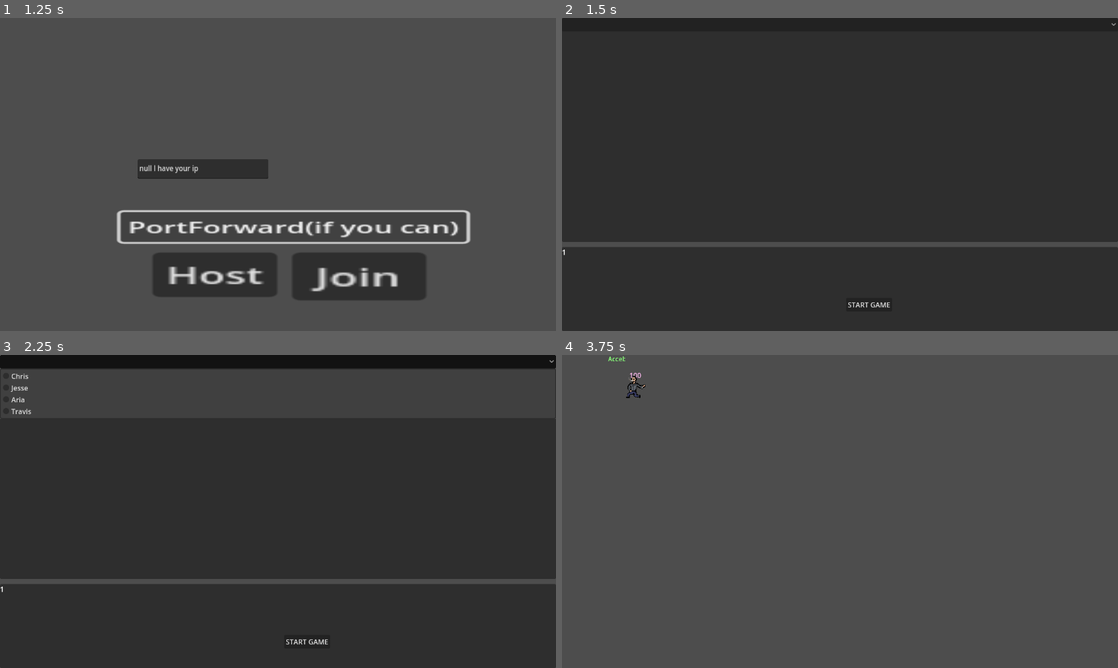
Above: before the commit, frames 1-4 (two rows, left to right).
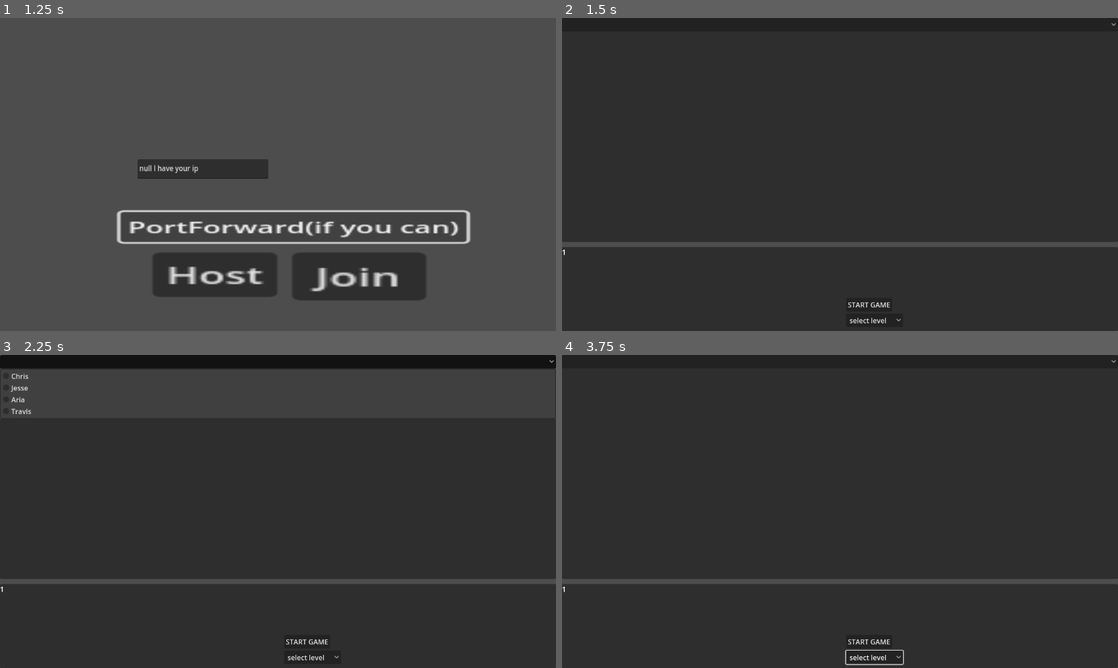
Above: after the commit, the same moments.

Repository: furiousknight25/partygame
Game: Godot game, scene res://Levels/Director.tscn
Two runs of this game, one before a commit and one after it. Both use one fixed random seed, a clock stepped at 60 frames per second and the inputs below. The engine's default icon, where the game draws it, is replaced by a stand-in: a white triangle on a blue panel in a dark square.
Inputs (mouse positions are in pixels of both pictures, inside the frame that each line leads up to; where the layout moved, square brackets give the same spot in the first picture):
- Up to frame 1 (1.25 s): click "PortForward(if you can)" at 0.5 s
- Up to frame 2 (1.5 s): click "Host" at 1.25 s
- Up to frame 3 (2.25 s): click (278, 361) at 2.02 s
- Up to frame 4 (3.75 s): click (873, 658) [840, 361] at 2.75 s; click "START GAME" at 3.5 s

Frame 1 is identical in both runs. In frame 2, less than 0.1% of the frame differs, in the area x 51-61%, y 95-98%; in frame 3, less than 0.1%; in frame 4, 98%, in the area x 0-100%, y 0-100%.
Error in both runs: Assertion failed: UPNP Discover Failed! Error 24 (res://MultiplayerJargon/MultplayerTest.gd:104)

Commit message:
basic animation imported

Diff:
--- a/Levels/level.gd
+++ b/Levels/level.gd
@@ -20,7 +20,6 @@
 		match choice:
 			0:
 				current_player = chris_scene.instantiate()
-				print('christ')
 			1:
 				current_player = jesse_scene.instantiate()
 			2:
@@ -54,8 +53,6 @@
 		#print(players.get_child_count())
 
 
-
-
 func remove_player(peer_id):
 	var player = players.get_node_or_null(str(peer_id))
 	print(peer_id)
--- /dev/null
+++ b/Levels/level_creation_tools/physicsfloor.gd
@@ -0,0 +1,41 @@
+extends RigidBody2D
+
+
+
+# these are configured as "Watch" in the MultiplayerSynchronizer
+@export var replicated_position : Vector2
+@export var replicated_rotation : float
+@export var replicated_linear_velocity : Vector2
+@export var replicated_angular_velocity : float
+
+
+func _integrate_forces(_state : PhysicsDirectBodyState2D) -> void:
+	# Synchronizing the physics values directly causes problems since you can't
+	# directly update physics values outside of _integrate_forces. This is
+	# an attempt to resolve that problem while still being able to use
+	# MultiplayerSynchronizer to replicate the values.
+
+	# The object owner makes shadow copies of the physics values.
+	# These shadow copies get synchronized by the MultiplyaerSynchronizer
+	# The client copies the synchronized shadow values into the
+	# actual physics properties inside integrate_forces
+	if is_multiplayer_authority():
+		replicated_position = position
+		replicated_rotation = rotation
+		replicated_linear_velocity = linear_velocity
+		replicated_angular_velocity = angular_velocity
+	else:
+		position = replicated_position
+		rotation = replicated_rotation
+		linear_velocity = replicated_linear_velocity
+		angular_velocity = replicated_angular_velocity
+
+@rpc("any_peer", "call_local")
+func hurt(direction, damage_percent):
+#	var collision = position
+	#if get_colliding_bodies():
+		#collision = get_colliding_bodies()[0].position
+	#apply_impulse(direction * Vector2(1,-1), collision)
+	linear_velocity += direction * Vector2(1,-1)
+	print(linear_velocity)
+	#apply_central_impulse(direction * 1000)
--- /dev/null
+++ b/Levels/level_creation_tools/physicsfloor.tscn
@@ -0,0 +1,29 @@
+[gd_scene load_steps=4 format=3 uid="uid://cdn40np5q0sje"]
+
+[ext_resource type="Script" path="res://Levels/level_creation_tools/physicsfloor.gd" id="1_1bg8a"]
+
+[sub_resource type="RectangleShape2D" id="RectangleShape2D_waa3k"]
+
+[sub_resource type="SceneReplicationConfig" id="SceneReplicationConfig_b1vac"]
+properties/0/path = NodePath(".:replicated_position")
+properties/0/spawn = true
+properties/0/replication_mode = 1
+properties/1/path = NodePath(".:replicated_rotation")
+properties/1/spawn = true
+properties/1/replication_mode = 1
+properties/2/path = NodePath(".:replicated_linear_velocity")
+properties/2/spawn = true
+properties/2/replication_mode = 1
+properties/3/path = NodePath(".:replicated_angular_velocity")
+properties/3/spawn = true
+properties/3/replication_mode = 1
+
+[node name="Physicsfloor" type="RigidBody2D"]
+collision_layer = 7
+script = ExtResource("1_1bg8a")
+
+[node name="CollisionShape2D" type="CollisionShape2D" parent="."]
+shape = SubResource("RectangleShape2D_waa3k")
+
+[node name="MultiplayerSynchronizer" type="MultiplayerSynchronizer" parent="."]
+replication_config = SubResource("SceneReplicationConfig_b1vac")
--- a/Levels/level_rotation/level_1.tscn
+++ b/Levels/level_rotation/level_1.tscn
@@ -1,12 +1,25 @@
-[gd_scene load_steps=7 format=3 uid="uid://cl5m3av27sfj"]
+[gd_scene load_steps=12 format=3 uid="uid://cl5m3av27sfj"]
 
 [ext_resource type="Script" path="res://Levels/level.gd" id="1_it0v5"]
 [ext_resource type="PackedScene" uid="uid://dh8ehuq4bkge3" path="res://Players/Aria/Aria.tscn" id="2_cpka6"]
 [ext_resource type="PackedScene" uid="uid://bxylv50enx4tb" path="res://Players/Jesse/playerjesse.tscn" id="3_6mxfl"]
 [ext_resource type="PackedScene" uid="uid://canqomfe3wsj0" path="res://Players/Travis/trabis.tscn" id="4_3u616"]
 [ext_resource type="PackedScene" uid="uid://r7acn5diagc6" path="res://Players/Chris/coche.tscn" id="5_t3s5q"]
+[ext_resource type="PackedScene" uid="uid://cdn40np5q0sje" path="res://Levels/level_creation_tools/physicsfloor.tscn" id="6_ahci5"]
 
 [sub_resource type="RectangleShape2D" id="RectangleShape2D_ldcgv"]
+
+[sub_resource type="RectangleShape2D" id="RectangleShape2D_dt80n"]
+size = Vector2(53.5, 282)
+
+[sub_resource type="RectangleShape2D" id="RectangleShape2D_53ab7"]
+size = Vector2(26, 1083)
+
+[sub_resource type="RectangleShape2D" id="RectangleShape2D_prvty"]
+size = Vector2(94.7585, 114.185)
+
+[sub_resource type="CircleShape2D" id="CircleShape2D_2acuk"]
+radius = 17.0
 
 [node name="Level1" type="Node2D"]
 script = ExtResource("1_it0v5")
@@ -39,6 +52,56 @@
 [node name="CollisionShape2D" type="CollisionShape2D" parent="Level/StaticBody2D"]
 shape = SubResource("RectangleShape2D_ldcgv")
 
+[node name="Physicsfloor" parent="Level" instance=ExtResource("6_ahci5")]
+position = Vector2(130, 539)
+mass = 0.2
+
+[node name="CollisionShape2D" parent="Level/Physicsfloor" index="0"]
+position = Vector2(-1, 2)
+shape = SubResource("RectangleShape2D_dt80n")
+
+[node name="Physicsfloor5" parent="Level" instance=ExtResource("6_ahci5")]
+position = Vector2(1128, 539)
+mass = 0.2
+
+[node name="CollisionShape2D" parent="Level/Physicsfloor5" index="0"]
+position = Vector2(-1, 2)
+shape = SubResource("RectangleShape2D_dt80n")
+
+[node name="Physicsfloor6" parent="Level" instance=ExtResource("6_ahci5")]
+position = Vector2(815, 381)
+rotation = -1.5708
+mass = 0.2
+
+[node name="CollisionShape2D" parent="Level/Physicsfloor6" index="0"]
+position = Vector2(5, -179.5)
+shape = SubResource("RectangleShape2D_53ab7")
+
+[node name="Physicsfloor2" parent="Level" instance=ExtResource("6_ahci5")]
+position = Vector2(5, 557)
+rotation = -0.328062
+
+[node name="CollisionShape2D" parent="Level/Physicsfloor2" index="0"]
+position = Vector2(-3.18206, 3.14232)
+shape = SubResource("RectangleShape2D_prvty")
+
+[node name="Physicsfloor3" parent="Level" instance=ExtResource("6_ahci5")]
+position = Vector2(672, 322)
+mass = 0.3
+
+[node name="CollisionShape2D" parent="Level/Physicsfloor3" index="0"]
+shape = SubResource("CircleShape2D_2acuk")
+
+[node name="Physicsfloor4" parent="Level" instance=ExtResource("6_ahci5")]
+position = Vector2(542, 247)
+
 [node name="Players" type="MultiplayerSpawner" parent="."]
 spawn_path = NodePath("..")
 spawn_limit = 4
+
+[editable path="Level/Physicsfloor"]
+[editable path="Level/Physicsfloor5"]
+[editable path="Level/Physicsfloor6"]
+[editable path="Level/Physicsfloor2"]
+[editable path="Level/Physicsfloor3"]
+[editable path="Level/Physicsfloor4"]
--- a/Levels/level_rotation/level_2.tscn
+++ b/Levels/level_rotation/level_2.tscn
@@ -8,7 +8,7 @@
 
 [sub_resource type="RectangleShape2D" id="RectangleShape2D_ldcgv"]
 
-[node name="Level1" type="Node2D"]
+[node name="Level2" type="Node2D"]
 script = ExtResource("1_5q3s7")
 aria_scene = ExtResource("2_uqi14")
 jesse_scene = ExtResource("3_bbcjt")
--- a/MultiplayerJargon/MultplayerTest.gd
+++ b/MultiplayerJargon/MultplayerTest.gd
@@ -7,6 +7,7 @@
 
 var ip
 var state = 'menu'
+var dir = DirAccess.open("res://Levels/level_rotation/").get_files()
 
 func _ready():
 	multiplayer.connected_to_server.connect(on_connected_to_server)
@@ -21,11 +22,10 @@
 	var total_stocks = 0
 	for i in Director.players:
 		total_stocks += Director.players[i]['stocks']
-	#print(total_stocks)
 	if state == 'start':
 		#return
 		if total_stocks <= 1:
-			change_level(load("res://Levels/level_test.tscn"))
+			change_level(load("res://Levels/level_rotation/" + dir[randi_range(0, dir.size()) - 1]))
 func _on_port_forward_pressed():
 	upnp_setup()
 	$ui/Menu/Main/Control/TextEdit.text = var_to_str(ip) + ' I have your ip'
@@ -41,7 +41,6 @@
 	send_player_info('host', multiplayer.get_unique_id())
 
 func _on_join_pressed():
-	#print('attempted')
 	var text_type = $ui/Menu/Main/Control/TextEdit
 	var peer = ENetMultiplayerPeer.new()
 	ip = text_type.text
@@ -76,11 +75,10 @@
 func on_connected_to_server():
 	send_player_info.rpc_id(1, 'player', multiplayer.get_unique_id()) #maybe do index stuff here for name
 
-
 #region level management
 func start_game():
 	if multiplayer.is_server():
-		change_level.call_deferred(load("res://Levels/level_test.tscn"))
+		change_level.call_deferred(load("res://Levels/level_rotation/" + dir[randi_range(0, dir.size()) - 1]))
 		state = 'start'
 func change_level(scene: PackedScene):
 	# Remove old level if any.
@@ -91,11 +89,13 @@
 			level.remove_child(c)
 			c.queue_free()
 	# Add new level.
-		var dir = DirAccess.open("res://Levels/level_rotation/").get_files()
-		var level_to_change = load("res://Levels/level_rotation/" + dir[randi_range(0, dir.size()) - 1])
-		level.add_child(level_to_change.instantiate()) #chunker to make
+		level.add_child(scene.instantiate()) #chunker to make
 #endregion
 
+func _on_option_button_item_selected(index):
+	if multiplayer.is_server():
+		change_level.call_deferred(load("res://Levels/level_rotation/" + dir[index - 1]))
+		state = 'start'
 
 func upnp_setup(): #internet connection
 	var upnp = UPNP.new()
--- a/Players/Chris/bullet.gd
+++ b/Players/Chris/bullet.gd
@@ -12,6 +12,6 @@
 		#print(get_last_slide_collision().get_collider())
 		if get_last_slide_collision().get_collider():
 			if get_last_slide_collision().get_collider().has_method('hurt'):
-				get_last_slide_collision().get_collider().hurt.rpc(Vector2(50,60), 10)
+				get_last_slide_collision().get_collider().hurt.rpc(Vector2(cos(rotation), sin(rotation) - 1.002) * 90, 10)
 		queue_free()
 	move_and_slide()
--- a/Players/Chris/bullet.tscn
+++ b/Players/Chris/bullet.tscn
@@ -16,7 +16,8 @@
 
 [node name="bullet" type="CharacterBody2D"]
 top_level = true
-collision_mask = 3
+collision_layer = 0
+collision_mask = 7
 script = ExtResource("1_mfext")
 
 [node name="CollisionShape2D" type="CollisionShape2D" parent="."]
--- a/Players/Jesse/playerjesse.gd
+++ b/Players/Jesse/playerjesse.gd
@@ -61,7 +61,7 @@
 			rock.linear_velocity = player_old_velocity
 			velocity = rock_old_velocity
 			global_position = rock_old_position + Vector2(20,0)
-			rock.global_position = player_old_position + Vector2(20,0)
+			rock.global_position = player_old_position + Vector2(-30,0)
 			teleported = true
 		elif current_state == "hold":
 			set_throw_process()
@@ -96,7 +96,9 @@
 		change_stocks(0)
 	move_and_slide()
 
+
 func set_hold_process():
+	print(current_state)
 	rock.freeze = true
 	rock.get_child(0).disabled = true
 	current_state = 'hold'
@@ -104,6 +106,7 @@
 	teleported = false
 
 func hold_process():
+
 	if flipped == false:
 		rock.global_position = $Sprite2D/RockInitial.global_position
 	elif flipped == true:
--- a/Players/Jesse/playerjesse.tscn
+++ b/Players/Jesse/playerjesse.tscn
@@ -105,6 +105,6 @@
 scale = Vector2(0.666667, -0.666667)
 
 [node name="RockFinal" type="Marker2D" parent="Sprite2D"]
-position = Vector2(21.3104, -8.5204)
+position = Vector2(31.3104, -17.1871)
 
 [connection signal="timeout" from="rock/TeleportToHand" to="rock" method="_on_timer_timeout"]
--- a/Players/Jesse/rock.gd
+++ b/Players/Jesse/rock.gd
@@ -11,7 +11,6 @@
 	if not is_multiplayer_authority(): return
 	if get_colliding_bodies() and player.current_state == 'thrown':
 		#print(get_colliding_bodies()[0].collision_layer)
-		print( get_colliding_bodies()[0].collision_layer)
 		if get_colliding_bodies()[0].has_method('hurt') and can_hit == true and player.current_state == 'thrown': #layer 8 for enemy
 			get_colliding_bodies()[0].hurt.rpc(linear_velocity * 5 + Vector2(0,-20), 10)
 			can_hit = false
--- a/UI/menu.gd
+++ b/UI/menu.gd
@@ -4,6 +4,7 @@
 @onready var animation_t = $AnimationTree
 @onready var select = $select
 @onready var main = $Main
+@onready var level_select = $select/OptionButton
 
 @export var container : PackedScene
 
@@ -11,7 +12,9 @@
 enum STATES {START, MENU, CHARACTER}
 var cur_state = STATES.START
 
-
+func _ready():
+	for i in DirAccess.open("res://Levels/level_rotation/").get_files():
+		level_select.add_item(i, i.find(i))
 func _process(delta):
 	match cur_state:
 		STATES.START:
@@ -56,3 +59,8 @@
 func _start_game():
 	position = position + Vector2(100000,1000000)
 	multiplayer_manager.start_game()
+
+@rpc("authority")
+func _on_option_button_item_selected(index):
+	position = position + Vector2(100000,1000000)
+	multiplayer_manager._on_option_button_item_selected(index)
--- a/UI/menu.tscn
+++ b/UI/menu.tscn
@@ -78,8 +78,10 @@
 anchors_preset = 15
 anchor_right = 1.0
 anchor_bottom = 1.0
-offset_left = 654.0
-offset_right = 654.0
+offset_left = 1279.0
+offset_top = -2.0
+offset_right = 1279.0
+offset_bottom = -2.0
 grow_horizontal = 2
 grow_vertical = 2
 
@@ -98,6 +100,17 @@
 offset_right = 760.0
 offset_bottom = 675.0
 text = "START GAME"
+
+[node name="OptionButton" type="OptionButton" parent="select"]
+layout_mode = 0
+offset_left = 654.0
+offset_top = 680.0
+offset_right = 785.0
+offset_bottom = 711.0
+item_count = 1
+selected = 0
+popup/item_0/text = "select level"
+popup/item_0/id = 0
 
 [node name="Main" type="Control" parent="."]
 layout_mode = 1
@@ -156,10 +169,8 @@
 anchors_preset = 15
 anchor_right = 1.0
 anchor_bottom = 1.0
-offset_left = -1.0
-offset_top = 769.0
-offset_right = -1.0
-offset_bottom = 769.0
+offset_top = 753.0
+offset_bottom = 753.0
 grow_horizontal = 2
 grow_vertical = 2
 metadata/_edit_group_ = true
@@ -184,4 +195,5 @@
 replication_config = SubResource("SceneReplicationConfig_o1fnw")
 
 [connection signal="pressed" from="select/Button" to="." method="_start_game"]
+[connection signal="item_selected" from="select/OptionButton" to="." method="_on_option_button_item_selected"]
 [connection signal="pressed" from="Main/Control/Host" to="." method="set_character" binds= ["host"]]
